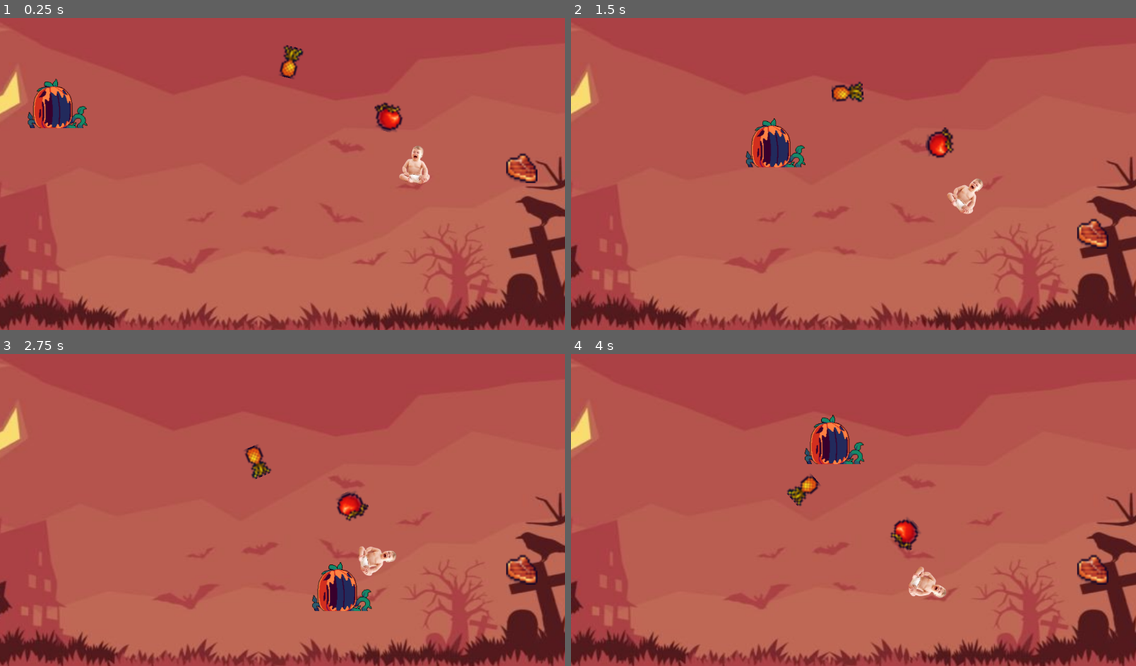
Above: before the commit, frames 1-4 (two rows, left to right).
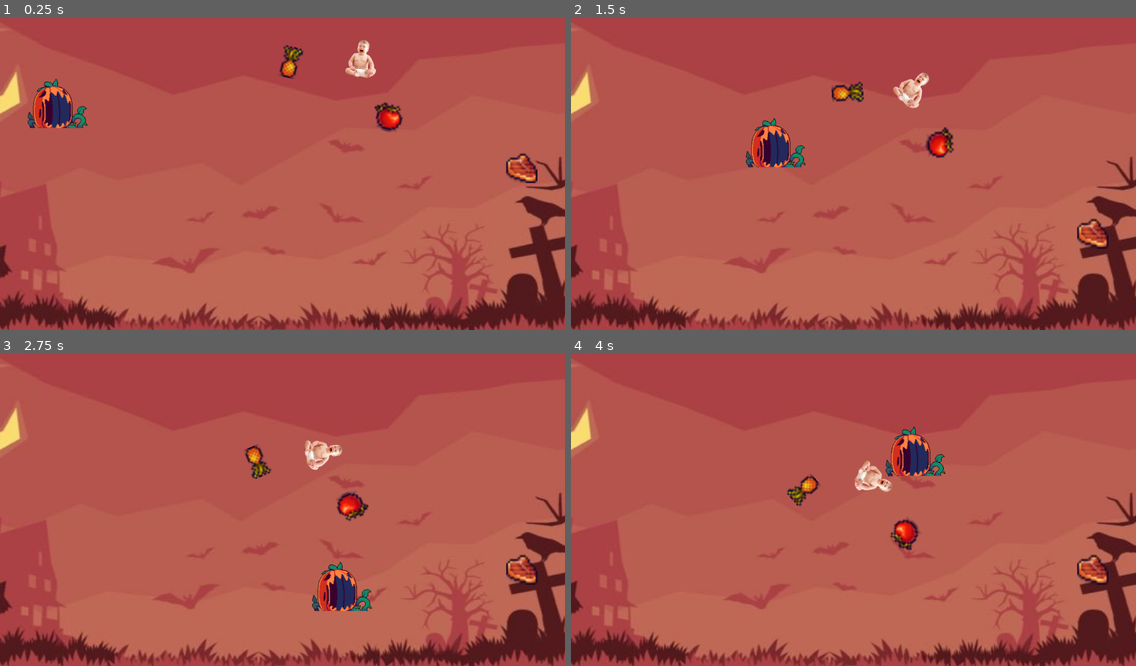
Above: after the commit, the same moments.

Repository: SzenInso/GAMEDES_INSO
Game: Godot game, scene res://level.tscn
Same seed, same stepped clock (60 frames per second), same inputs: the game is played once before the commit and once after it.
Inputs:
- Up to frame 1 (0.25 s): no input
- Up to frame 2 (1.5 s): hold Right (right) 0.53-1.28 s; hold Down (down) from 1.28 s (still down)
- Up to frame 3 (2.75 s): release Down (down) at 2.03 s; hold Right (right) from 2.03 s (still down)
- Up to frame 4 (4 s): release Right (right) at 2.78 s; hold Up (up) 2.78-3.53 s; hold Left (left) from 3.53 s (still down)

The runs differ from the first frame. In frame 1, 0.8% of the frame differs, in the area x 61-77%, y 7-54%; in frame 2, 0.8%; in frame 3, 0.8%; in frame 4, 2.8%, in the area x 41-67%, y 19-79%.

Commit message:
added changes made at lab class

Diff:
--- a/spacewar/level.tscn
+++ b/spacewar/level.tscn
@@ -6,6 +6,12 @@
 [ext_resource type="PackedScene" uid="uid://cr5kexeop7amf" path="res://pinya kabalan.tscn" id="4_km5ld"]
 [ext_resource type="Texture2D" uid="uid://nx2g4mxvx05r" path="res://graphics/halloweenbg.jpg" id="5_i2t4f"]
 [ext_resource type="PackedScene" uid="uid://dpahfncaudlty" path="res://run_baby.tscn" id="6_1ainy"]
+
+[sub_resource type="RectangleShape2D" id="RectangleShape2D_1ainy"]
+size = Vector2(20.5, 670)
+
+[sub_resource type="RectangleShape2D" id="RectangleShape2D_n6hdu"]
+size = Vector2(1174, 23)
 
 [node name="Node2D" type="Node2D"]
 
@@ -30,3 +36,29 @@
 offset_right = 1175.0
 offset_bottom = 663.0
 texture = ExtResource("5_i2t4f")
+
+[node name="Node2D2" type="Node2D" parent="."]
+
+[node name="StaticBody2D" type="StaticBody2D" parent="Node2D2"]
+
+[node name="CollisionShape2D" type="CollisionShape2D" parent="Node2D2/StaticBody2D"]
+position = Vector2(1151, 328)
+shape = SubResource("RectangleShape2D_1ainy")
+
+[node name="StaticBody2D2" type="StaticBody2D" parent="Node2D2"]
+
+[node name="CollisionShape2D" type="CollisionShape2D" parent="Node2D2/StaticBody2D2"]
+position = Vector2(0, 330)
+shape = SubResource("RectangleShape2D_1ainy")
+
+[node name="StaticBody2D3" type="StaticBody2D" parent="Node2D2"]
+
+[node name="CollisionShape2D" type="CollisionShape2D" parent="Node2D2/StaticBody2D3"]
+position = Vector2(576, 3)
+shape = SubResource("RectangleShape2D_n6hdu")
+
+[node name="StaticBody2D4" type="StaticBody2D" parent="Node2D2"]
+
+[node name="CollisionShape2D" type="CollisionShape2D" parent="Node2D2/StaticBody2D4"]
+position = Vector2(570, 652)
+shape = SubResource("RectangleShape2D_n6hdu")
--- a/spacewar/player.gd
+++ b/spacewar/player.gd
@@ -1,22 +1,25 @@
-extends Node2D
+extends CharacterBody2D
 @export var speed = 400
 func _ready() -> void:
 	pass
 
-func _process(delta) :
-	var screen_size = get_viewport_rect().size
-	position.x = clamp(position.x, 0, screen_size.x)
-	position.y = clamp(position.y, 0, screen_size.y)
-	var velocity = Vector2.ZERO
-	if Input.is_action_pressed("right"):
-		velocity.x += 1
-	if Input.is_action_pressed("left"):
-		velocity.x -= 1
-	if Input.is_action_pressed("down"):
-		velocity.y += 1
-	if Input.is_action_pressed("up"):
-		velocity.y -= 1
-
-	if velocity.length() > 0:
-		velocity = velocity.normalized() * speed
-	position += velocity * delta
+func _process(_delta) :
+	var direction = Input.get_vector("left", "right", "up", "down")
+	velocity = direction * speed
+	move_and_slide()
+	#var screen_size = get_viewport_rect().size
+	#position.x = clamp(position.x, 0, screen_size.x)
+	#position.y = clamp(position.y, 0, screen_size.y)
+	#var velocity = Vector2.ZERO
+	#if Input.is_action_pressed("right"):
+		#velocity.x += 1
+	#if Input.is_action_pressed("left"):
+		#velocity.x -= 1
+	#if Input.is_action_pressed("down"):
+		#velocity.y += 1
+	#if Input.is_action_pressed("up"):
+		#velocity.y -= 1
+#
+	#if velocity.length() > 0:
+		#velocity = velocity.normalized() * speed
+	#position += velocity * delta
--- a/spacewar/player.tscn
+++ b/spacewar/player.tscn
@@ -1,10 +1,7 @@
-[gd_scene load_steps=4 format=3 uid="uid://crpocqw7bawtw"]
+[gd_scene load_steps=3 format=3 uid="uid://crpocqw7bawtw"]
 
 [ext_resource type="Texture2D" uid="uid://c8ss8b5cwadvu" path="res://graphics/playerPumpkin.png" id="1_4flbx"]
 [ext_resource type="Script" uid="uid://b2ekdgiu7r8bu" path="res://player.gd" id="1_onrkg"]
-
-[sub_resource type="CircleShape2D" id="CircleShape2D_onrkg"]
-radius = 63.6553
 
 [node name="Player" type="CharacterBody2D"]
 script = ExtResource("1_onrkg")
@@ -14,6 +11,5 @@
 texture = ExtResource("1_4flbx")
 flip_h = true
 
-[node name="CollisionShape2D" type="CollisionShape2D" parent="."]
-position = Vector2(-3, 16)
-shape = SubResource("CircleShape2D_onrkg")
+[node name="CollisionPolygon2D" type="CollisionPolygon2D" parent="."]
+polygon = PackedVector2Array(-51, -30, -54, 8, -68, 15, -60, 54, 61, 53, 66, 38, 58, 20, 65, 5, 36, 0, 28, -25, 15, -38, -8, -55, -34, -54)
--- a/spacewar/run_baby.gd
+++ b/spacewar/run_baby.gd
@@ -1,17 +1,22 @@
-extends Node2D
+extends CharacterBody2D
 
 func _ready() -> void:
+	var rng := RandomNumberGenerator.new()
 	# Starting position
-	position = Vector2(850, 300)
+	#position = Vector2(850, 300)
+	var width = get_viewport().get_visible_rect().size[0]
+	var random_x = rng.randi_range(0, width)
+	var random_y = rng.randi_range(150, 50)
+	position = Vector2(random_x, random_y)
 
 func _process(delta):
 	# Get screen size
-	var screen_size = get_viewport_rect().size
+	#var _screen_size = get_viewport_rect().size
 
 	# Apply movement first
 	position += Vector2(-.5, .75) * 60 * delta
 	rotation += (.5) * 1 * delta
 
-	# Then clamp the position to keep it within bounds
-	position.x = clamp(position.x, 0, screen_size.x)
-	position.y = clamp(position.y, 0, screen_size.y)
+func _on_body_entered(body):
+	print ('body entered')
+	print(body)
--- a/spacewar/run_baby.tscn
+++ b/spacewar/run_baby.tscn
@@ -3,10 +3,13 @@
 [ext_resource type="Texture2D" uid="uid://86834svipltv" path="res://graphics/cryng babii.png" id="1_iq183"]
 [ext_resource type="Script" uid="uid://ctnycaqypg51t" path="res://run_baby.gd" id="1_on0rc"]
 
-[node name="Run Baby" type="Node2D"]
+[node name="Run Baby" type="CharacterBody2D"]
 script = ExtResource("1_on0rc")
 
 [node name="Sprite2D" type="Sprite2D" parent="."]
 position = Vector2(3, 0)
 scale = Vector2(0.431, 0.4)
 texture = ExtResource("1_iq183")
+
+[node name="CollisionPolygon2D" type="CollisionPolygon2D" parent="."]
+polygon = PackedVector2Array(5, -43, 14, -40, 18, -35, 19, -28, 19, -23, 17, -15, 19, -12, 25, -7, 28, -2, 33, 5, 34, 12, 39, 17, 40, 20, 38, 29, 31, 34, 19, 39, 13, 40, 8, 37, 3, 38, -12, 38, -20, 35, -26, 32, -28, 24, -27, 18, -19, 18, -23, 9, -22, 2, -21, -6, -16, -11, -12, -17, -8, -15, -7, -27, -8, -35, -6, -38)
Not shown: 1 places in spacewar/level.tscn that only renumber resources
